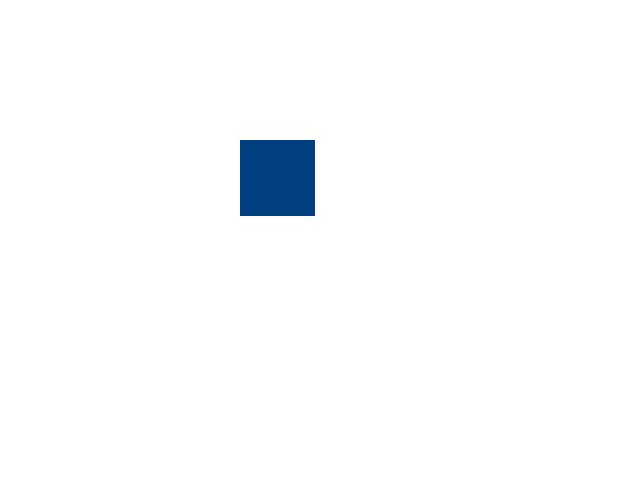
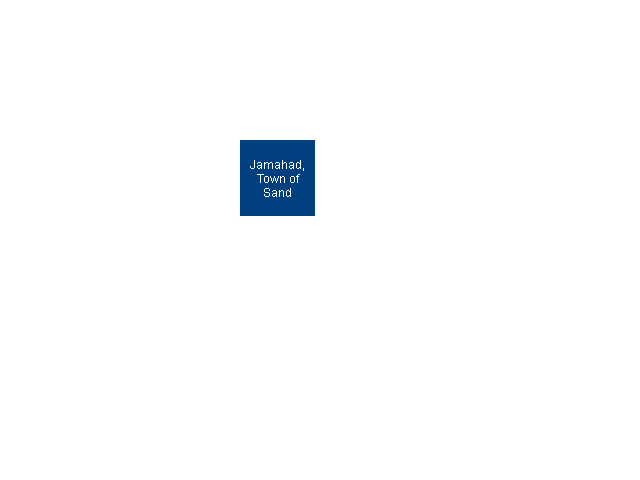
Before/after of a 640 × 480 layered artwork. What changed in the layer stack:
added layer "Jamahad, ..." above "tz南03.png" over 250, 160, 304, 197
showed "Pasted Layer" over 250, 160, 304, 197
